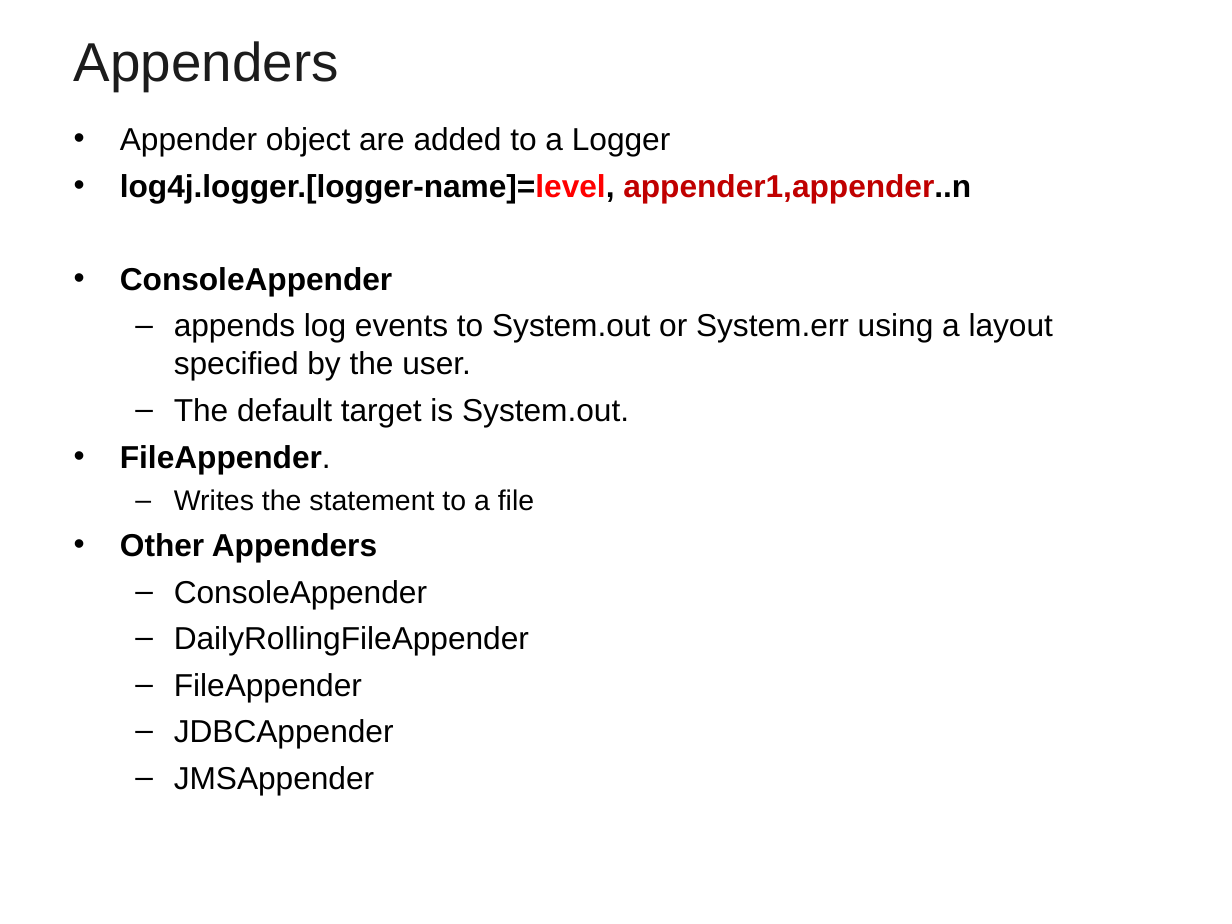
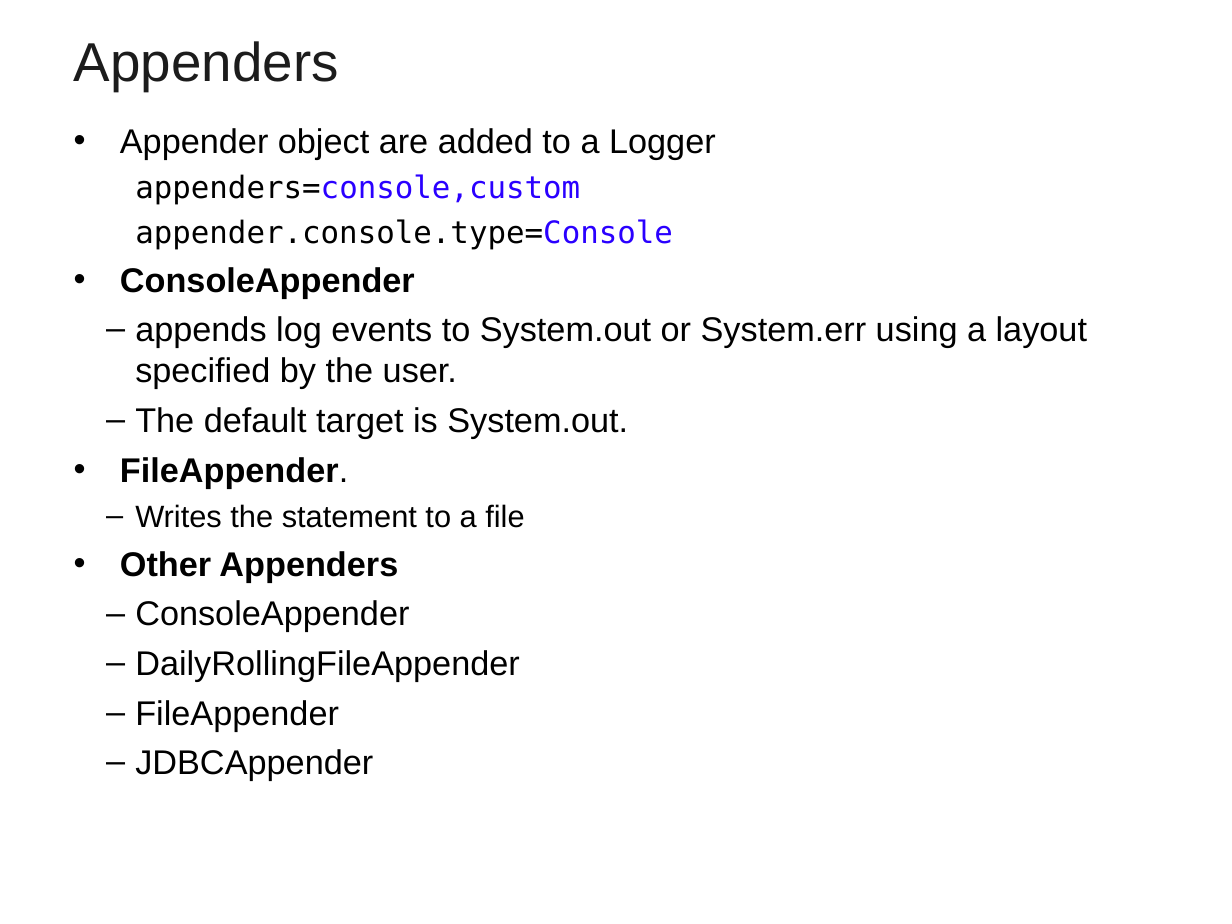
Before and after one commit to vatsank/freshers_sep_2022, a slide deck: slide 31 of Log4j.ppt (slide 29 before the commit). Drawn at 1232x924 pixels with LibreOffice and Linux fonts; fonts in the diff are those of the drawing; background and template pictures are left out. Boxes give left, top, right and bottom in pixels: in the first picture for what was removed or moved away, otherwise in the second. Text is boxed around its words. In the diff, an @@ line names an element or a change of style, - is before the commit and + after.

```diff
--- a/Log4j.ppt
+++ b/Log4j.ppt
@@ text at bbox=[120, 128, 1087, 781]: size 18.5 to 20 pt in "Appender object are added to a Logger", "ConsoleAppender", "appends log events to System.out or System.err ...", "The default target is System.out." and 6 more places; size 16.6 to 18 pt in "Writes the statement to a file"; indent changed @@
@@ text at bbox=[135, 174, 673, 250]: text changed; size 18.5 to 18 pt; font Arial to DejaVu Sans Mono; bold off @@
-• log4j.logger.[logger-name]=level, appender1,appender..n
+  appenders=console,custom
+  appender.console.type=Console
@@ text at bbox=[174, 766, 374, 795]: paragraph removed @@
-  – JMSAppender
```
Also in this commit, not shown: 6 other slides changed, 5 slides added, 2 slides removed.
